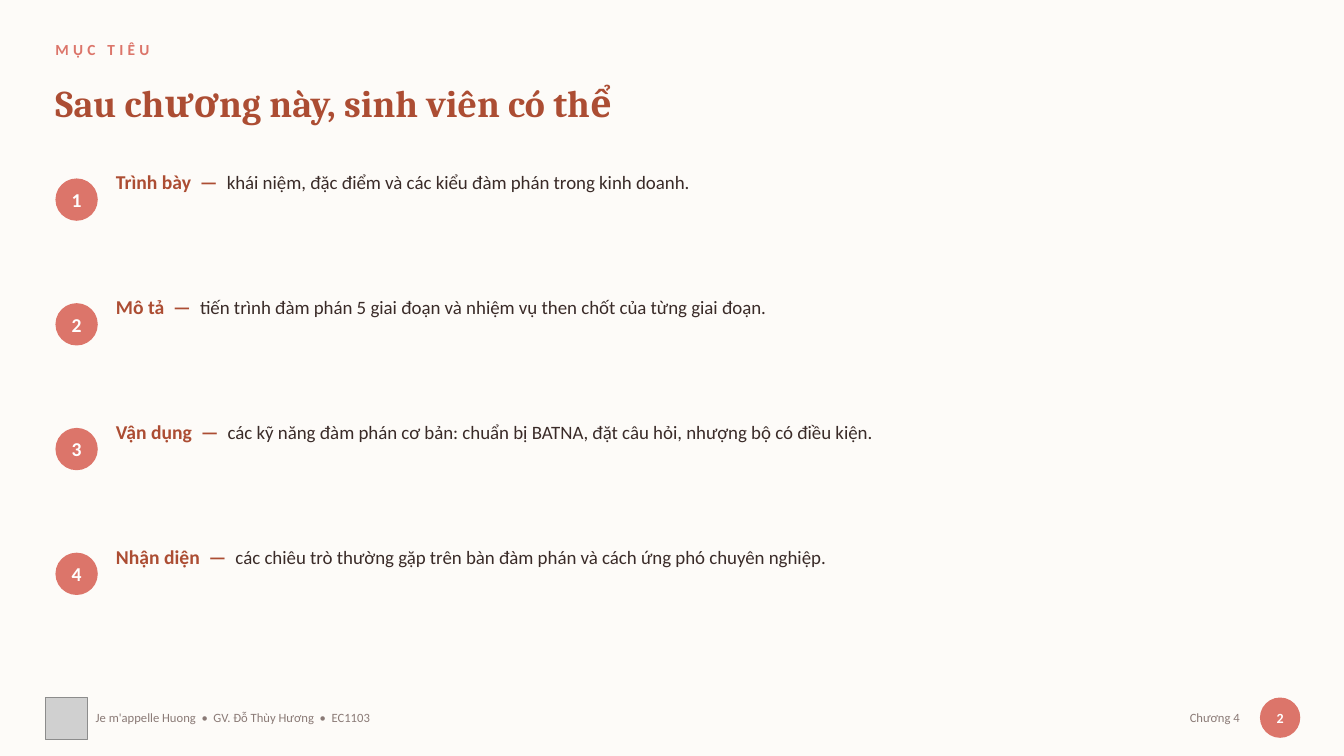
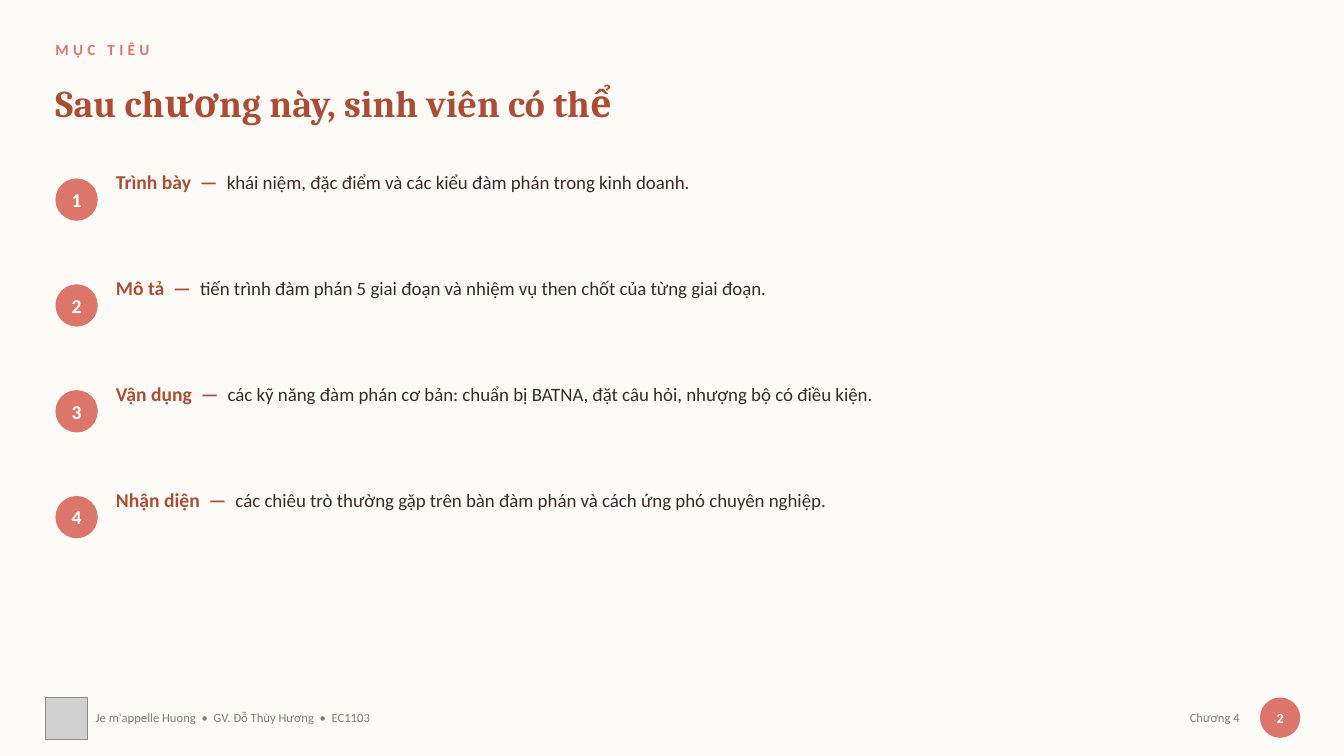
Before and after one commit to thuyhuongctu/ComDraft, a slide deck: slide 2 of slides/04-dam-phan.pptx. Drawn at 1344x756 pixels with LibreOffice and Linux fonts; fonts in the diff are those of the drawing; grey boxes stand for pictures. Boxes give left, top, right and bottom in pixels: in the first picture for what was removed or moved away, otherwise in the second. Text is boxed around its words. In the diff, an @@ line names an element or a change of style, - is before the commit and + after.

Commit message:
Sửa lỗi mục lục Chương 4 và chuẩn hóa nhịp trình bày cả bộ
Chương 4 mất slide mục lục: hàm dò slide trong add_images.py so khớp
trên toàn bộ chữ của slide, mà slide mục lục lại liệt kê tên mọi mục
của chương nên luôn khớp trước. Hình tiến trình đàm phán vì thế đè lên
mục lục và xóa mất nội dung, còn slide đúng thì bỏ trống.

Cùng nguyên nhân, find_idx trong apply_upgrade.py chèn slide phân cách
ngay trước mục lục thay vì trước mục nội dung — Chương 3 bị đảo thứ tự
3.2, 3.3-3.4 rồi mới tới 3.1.

Đã sửa:
• add_images.py, apply_upgrade.py — chỉ dò trong vùng tiêu đề và bỏ qua
  hẳn slide mục lục cùng slide mục tiêu
• design.js — giới hạn bước nhảy của numList để chương ít mục không bị
  giãn dòng gấp rưỡi chương nhiều mục
• make_figs.py — hình tiến trình đàm phán thêm dòng kết quả cần có của
  mỗi giai đoạn, tỉ lệ từ 3,46 về 2,74 cho khớp hình các chương khác
• mục lục Chương 4 viết đủ ý như mục lục Chương 1
• bổ sung scripts/build_decks.js mà README có nhắc nhưng còn thiếu

Dựng lại toàn bộ 8 tệp từ nguồn đã sửa. Kiểm định pptx_delivery_check:
8/8 passed, 0 lỗi 0 cảnh báo. Không còn slide nào hụt nội dung quá 1,5
inch ở các chương.

```diff
--- a/slides/04-dam-phan.pptx
+++ b/slides/04-dam-phan.pptx
@@ text "2": place and size @@
-text "2" at (72,319,82,332)
+text "2" at (72,300,82,313)
@@ ellipse: place and size @@
-ellipse at (55,303,98,346)
+ellipse at (55,284,98,327)
@@ text "Mô tả — tiến trình ...": place and size @@
-text "Mô tả — tiến trình ..." at (116,300,766,318)
+text "Mô tả — tiến trình ..." at (116,281,766,299)
@@ text "Vận dụng — các kỹ ...": place and size @@
-text "Vận dụng — các kỹ ..." at (116,424,872,443)
+text "Vận dụng — các kỹ ..." at (116,386,872,405)
@@ text "3": place and size @@
-text "3" at (72,443,82,456)
+text "3" at (72,406,82,419)
@@ ellipse: place and size @@
-ellipse at (55,429,98,471)
+ellipse at (55,390,98,433)
@@ text "4": place and size @@
-text "4" at (72,568,82,581)
+text "4" at (72,511,82,524)
@@ ellipse: place and size @@
-ellipse at (55,553,98,595)
+ellipse at (55,496,98,538)
@@ text "Nhận diện — các chiêu ...": place and size @@
-text "Nhận diện — các chiêu ..." at (116,550,826,568)
+text "Nhận diện — các chiêu ..." at (116,493,826,511)
```
Also in this commit, not shown: 2 other slides changed, 14 other files.
